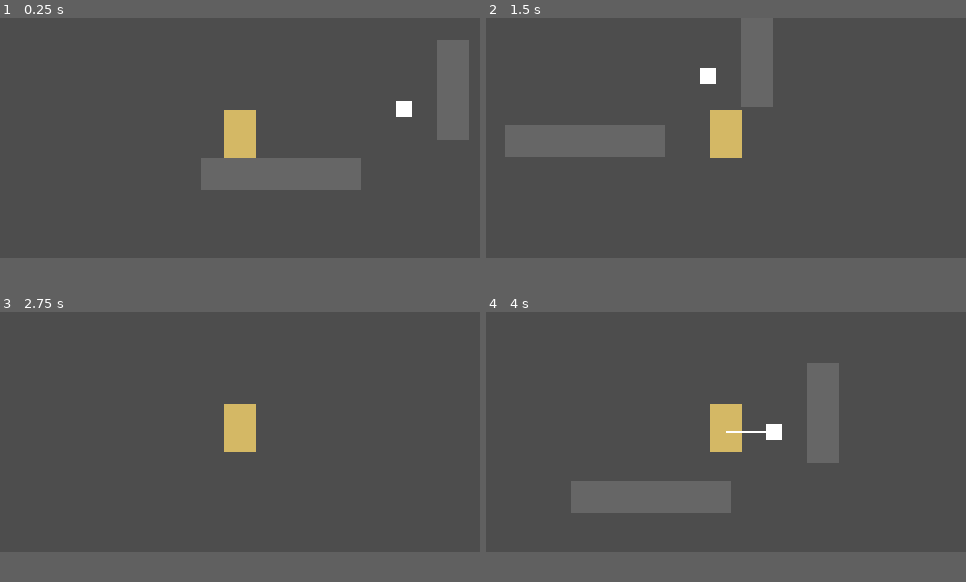
Above: before the commit, frames 1-4 (two rows, left to right).
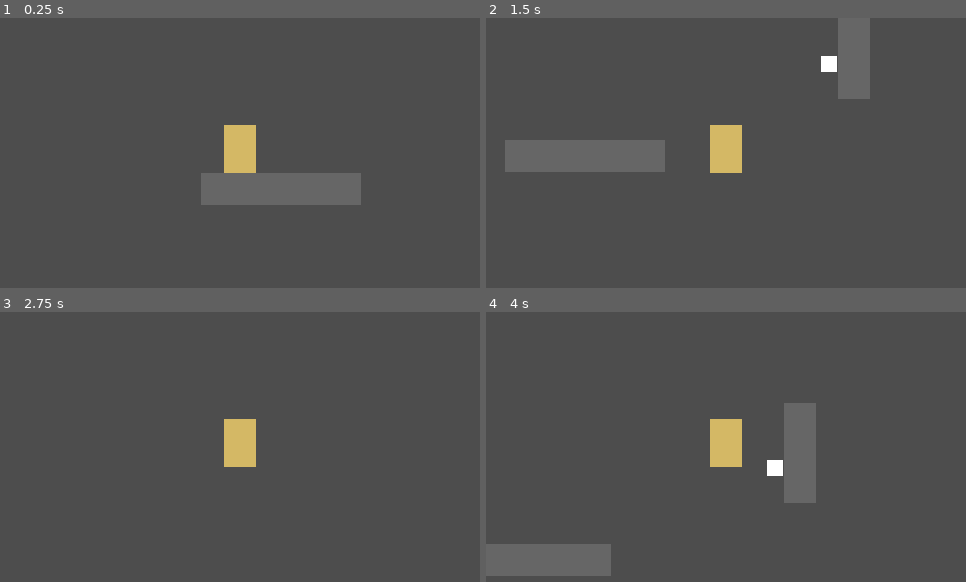
Above: after the commit, the same moments.

Repository: walle1911/DoomFist-2D
Game: Godot game, scene res://scenes/levels/rooms/Room_10_ChainTrap.tscn
Two runs of this game, one before a commit and one after it. Both use one fixed random seed, a clock stepped at 60 frames per second and the inputs below. Before the commit the project has no main scene; this scene is started directly in both runs.
Inputs:
- Up to frame 1 (0.25 s): no input
- Up to frame 2 (1.5 s): tap Enter at 0.5 s; hold D (move_right) from 0.53 s (still down); tap Shift (block) at 0.6, 1.35 s; tap Space (jump) at 0.77 s
- Up to frame 3 (2.75 s): tap Space (jump) at 1.52 s; release D (move_right) at 2.03 s; hold A (move_left) from 2.03 s (still down); tap J (punch) at 2.1 s; tap Shift (block) at 2.3 s
- Up to frame 4 (4 s): tap R (restart) at 2.75 s; release A (move_left) at 2.78 s; hold D (move_right) from 2.78 s (still down); tap E (slam) at 2.85 s; tap Space (jump) at 3.02, 3.77 s; tap Shift (block) at 3.05, 3.6 s
In our replay, the window is 480x240 before the commit and 480x270 after it. These sizes can differ from the game's own. Grey fills any space a smaller window leaves; there, only what the larger window draws over its background counts as a difference.

The runs differ from the first frame. In frame 1, 6.7% of the frame differs, in the area x 41-98%, y 8-70%; in frame 2, 9.0%; in frame 3, 0.7%; in frame 4, 12%, in the area x 0-74%, y 18-98%.

Commit message:
update code

Diff:
--- a/project.godot
+++ b/project.godot
@@ -11,13 +11,14 @@
 [application]
 
 config/name="DoomFist"
+run/main_scene="res://scenes/levels/rooms/Room_03_Uppercut.tscn"
 config/features=PackedStringArray("4.6", "Mobile")
 config/icon="res://icon.svg"
 
 [display]
 
 window/size/viewport_width=480
-window/size/viewport_height=240
+window/size/viewport_height=270
 
 [input]
 
--- a/scenes/levels/rooms/Room_03_Uppercut.tscn
+++ b/scenes/levels/rooms/Room_03_Uppercut.tscn
@@ -89,7 +89,7 @@
 position = Vector2(428, -45)
 
 [node name="ProjectileEmitter_tscn" parent="." unique_id=1604007596 instance=ExtResource("9_s40ds")]
-position = Vector2(483, 85)
+position = Vector2(424, 43)
 projectile_scene = ExtResource("1_s40ds")
 
 [node name="ProjectileEmitter_tscn2" parent="." unique_id=1469748033 instance=ExtResource("9_s40ds")]
--- a/scenes/levels/rooms/Room_10_ChainTrap.tscn
+++ b/scenes/levels/rooms/Room_10_ChainTrap.tscn
@@ -13,8 +13,8 @@
 position = Vector2(38, 151)
 
 [node name="GrayPlatform2" parent="." unique_id=1224382140 instance=ExtResource("1_5ylfm")]
-position = Vector2(251, 137)
+position = Vector2(348, 114)
 platform_size = Vector2(32, 100)
 
 [node name="ChainTrap" parent="." unique_id=1125239169 instance=ExtResource("3_c801j")]
-position = Vector2(202, 156)
+position = Vector2(323, 129)
--- a/scenes/traps/ChainTrap.tscn
+++ b/scenes/traps/ChainTrap.tscn
@@ -15,7 +15,7 @@
 polygon = PackedVector2Array(-8, -8, 8, -8, 8, 8, -8, 8)
 
 [node name="GrabPoint" type="Marker2D" parent="." unique_id=1106142031]
-position = Vector2(-48, 0)
+position = Vector2(-55, 0)
 
 [node name="ChainLine" type="Line2D" parent="." unique_id=158740445]
 visible = false
--- a/scripts/objects/Bell.gd
+++ b/scripts/objects/Bell.gd
@@ -1,7 +1,6 @@
 extends Area2D
 
 @onready var collision_shape: CollisionShape2D = $CollisionShape2D
-@onready var polygon: Polygon2D = $Polygon2D
 
 var used: bool = false
 
--- a/scripts/objects/BreakableWall.gd
+++ b/scripts/objects/BreakableWall.gd
@@ -1,7 +1,6 @@
 extends StaticBody2D
 
 @onready var collision_shape: CollisionShape2D = $CollisionShape2D
-@onready var polygon: Polygon2D = $Polygon2D
 
 var broken: bool = false
 
--- a/scripts/player/PlayerController.gd
+++ b/scripts/player/PlayerController.gd
@@ -116,9 +116,24 @@
 var skill_silence_timer: float = 0.0
 var slow_timer: float = 0.0
 var slow_speed_multiplier: float = 1.0
+
+@export var chain_body_attach_offset: Vector2 = Vector2(0.0, -24.0)
+@export var chain_rope_length: float = 8.0
+@export var chain_pull_stiffness: float = 85.0
+@export var chain_pull_damping: float = 7.0
+@export var chain_max_pull_speed: float = 520.0
+@export var chain_release_velocity_keep: float = 0.25
+@export var chain_swing_amplitude: float = 8.0
+@export var chain_swing_frequency: float = 7.0
+@export var chain_bob_amplitude: float = 2.0
+@export var chain_visual_tilt_degrees: float = 8.0
+
 var is_chained: bool = false
 var chain_timer: float = 0.0
-var chain_hold_position: Vector2 = Vector2.ZERO
+var chain_anchor_position: Vector2 = Vector2.ZERO
+var chain_velocity: Vector2 = Vector2.ZERO
+var chain_elapsed: float = 0.0
+var chain_swing_direction: float = 1.0
 
 
 func _ready() -> void:
@@ -187,6 +202,7 @@
 
 @onready var block_area: Area2D = $BlockArea
 @onready var block_shape: CollisionShape2D = $BlockArea/CollisionShape2D
+@onready var body_polygon: Polygon2D = get_node_or_null("Polygon2D") as Polygon2D
 
 
 # =========================
@@ -472,6 +488,7 @@
 	is_blocking = false
 	block_timer = 0.0
 	block_cooldown_timer = block_cooldown
+	block_shape.set_deferred("disabled", true)
 
 
 func update_block_area() -> void:
@@ -504,6 +521,7 @@
 
 	punch_button_holding = false
 	jump_buffer_timer = 0.0
+	block_shape.set_deferred("disabled", true)
 
 	velocity.x = 0.0
 
@@ -528,10 +546,12 @@
 
 	punch_button_holding = false
 	jump_buffer_timer = 0.0
-	block_shape.disabled = true
+	block_shape.set_deferred("disabled", true)
 
 	velocity.x = direction.normalized().x * speed
 	velocity.y = min(velocity.y, -120.0)
+
+
 func apply_flash(skill_lock_duration: float, slow_duration: float, speed_multiplier: float) -> void:
 	skill_silence_timer = max(skill_silence_timer, skill_lock_duration)
 	slow_timer = max(slow_timer, slow_duration)
@@ -543,12 +563,19 @@
 
 	punch_button_holding = false
 	jump_buffer_timer = 0.0
-	block_shape.disabled = true
+	block_shape.set_deferred("disabled", true)
+
 
 func apply_chain_hold(hold_position: Vector2, duration: float) -> void:
 	is_chained = true
 	chain_timer = duration
-	chain_hold_position = hold_position
+	chain_anchor_position = hold_position
+	chain_velocity = velocity * 0.25
+	chain_elapsed = 0.0
+	chain_swing_direction = signf(global_position.x - hold_position.x)
+
+	if chain_swing_direction == 0.0:
+		chain_swing_direction = float(facing_direction)
 
 	is_punch_dashing = false
 	is_slamming = false
@@ -557,21 +584,77 @@
 
 	punch_button_holding = false
 	jump_buffer_timer = 0.0
-	block_shape.disabled = true
-
-	velocity = Vector2.ZERO
-	global_position = chain_hold_position
+	block_shape.set_deferred("disabled", true)
+
+	velocity = chain_velocity
 
 
 func handle_chain_hold(delta: float) -> void:
 	chain_timer -= delta
-
-	global_position = chain_hold_position
-	velocity = Vector2.ZERO
+	chain_elapsed += delta
+
+	var body_target_position: Vector2 = get_chain_body_target_position()
+	var pull_vector: Vector2 = body_target_position - global_position
+	chain_velocity += pull_vector * chain_pull_stiffness * delta
+
+	var damping_weight: float = chain_pull_damping * delta
+	if damping_weight > 1.0:
+		damping_weight = 1.0
+
+	chain_velocity = chain_velocity.lerp(Vector2.ZERO, damping_weight)
+
+	if chain_velocity.length() > chain_max_pull_speed:
+		chain_velocity = chain_velocity.normalized() * chain_max_pull_speed
+
+	velocity = chain_velocity
+	update_chain_visual_tilt()
 
 	if chain_timer <= 0.0:
-		is_chained = false
-		chain_timer = 0.0
+		end_chain_hold()
+
+
+func get_chain_body_target_position() -> Vector2:
+	var attach_target_position: Vector2 = get_chain_attach_target_position()
+
+	return attach_target_position - chain_body_attach_offset
+
+
+func get_chain_attach_target_position() -> Vector2:
+	var swing: float = sin(chain_elapsed * chain_swing_frequency) * chain_swing_amplitude * chain_swing_direction
+	var bob: float = absf(sin(chain_elapsed * chain_swing_frequency * 0.5)) * chain_bob_amplitude
+
+	return chain_anchor_position + Vector2(swing, chain_rope_length + bob)
+
+
+func get_chain_attach_position() -> Vector2:
+	if is_chained:
+		return global_position + chain_body_attach_offset
+
+	return global_position
+
+
+func update_chain_visual_tilt() -> void:
+	if body_polygon == null:
+		return
+
+	var speed_ratio: float = chain_velocity.x / chain_max_pull_speed
+	speed_ratio = clampf(speed_ratio, -1.0, 1.0)
+	body_polygon.rotation = deg_to_rad(chain_visual_tilt_degrees) * speed_ratio
+
+
+func reset_chain_visual_tilt() -> void:
+	if body_polygon == null:
+		return
+
+	body_polygon.rotation = 0.0
+
+
+func end_chain_hold() -> void:
+	is_chained = false
+	chain_timer = 0.0
+	velocity = chain_velocity * chain_release_velocity_keep
+	chain_velocity = Vector2.ZERO
+	reset_chain_visual_tilt()
 
 # =========================
 # 技能刷新
@@ -628,7 +711,10 @@
 
 	is_chained = false
 	chain_timer = 0.0
-	chain_hold_position = Vector2.ZERO
+	chain_anchor_position = Vector2.ZERO
+	chain_velocity = Vector2.ZERO
+	chain_elapsed = 0.0
+	reset_chain_visual_tilt()
 
 	skill_silence_timer = 0.0
 	slow_timer = 0.0
--- a/scripts/projectiles/JaveLin.gd
+++ b/scripts/projectiles/JaveLin.gd
@@ -22,13 +22,18 @@
 
 
 func setup(new_direction: Vector2) -> void:
+	if new_direction.is_zero_approx():
+		direction = Vector2.LEFT
+		return
+
 	direction = new_direction.normalized()
 
 
 func _on_body_entered(body: Node) -> void:
 	if body.has_method("apply_knockback"):
 		body.apply_knockback(direction, knockback_speed, knockback_duration)
-		queue_free()
+
+	queue_free()
 
 
 func on_blocked(_blocker: Node) -> void:
--- a/scripts/projectiles/ProjectileEmitter.gd
+++ b/scripts/projectiles/ProjectileEmitter.gd
@@ -4,13 +4,16 @@
 @export var direction: Vector2 = Vector2.LEFT
 @export var fire_interval: float = 1.5
 @export var first_shot_delay: float = 0.3
+@export var projectile_spawn_offset: float = 12.0
+@export var max_projectile_spawn_offset: float = 48.0
+@export var projectile_spawn_clearance_step: float = 4.0
 
 var fire_timer: float = 0.0
 
 
 func _ready() -> void:
 	add_to_group("respawn_reset")
-	fire_timer = first_shot_delay
+	reset_on_respawn()
 
 
 func _physics_process(delta: float) -> void:
@@ -18,21 +21,91 @@
 
 	if fire_timer <= 0.0:
 		fire()
-		fire_timer = fire_interval
+		fire_timer = max(fire_interval, 0.001)
 
 
 func fire() -> void:
 	if projectile_scene == null:
 		return
 
+	var fire_direction := get_fire_direction()
 	var projectile := projectile_scene.instantiate()
+	var projectile_2d := projectile as Node2D
 	get_parent().add_child(projectile)
 
-	projectile.global_position = global_position
+	if projectile_2d != null:
+		projectile_2d.global_position = get_projectile_spawn_position(projectile_2d, fire_direction)
 
 	if projectile.has_method("setup"):
-		projectile.setup(direction.normalized())
+		projectile.setup(fire_direction)
 
 
 func reset_on_respawn() -> void:
-	fire_timer = first_shot_delay
+	fire_timer = max(first_shot_delay, 0.0)
+
+
+func get_fire_direction() -> Vector2:
+	if direction.is_zero_approx():
+		return Vector2.LEFT
+
+	return direction.normalized()
+
+
+func get_projectile_spawn_position(projectile: Node2D, fire_direction: Vector2) -> Vector2:
+	var start_offset: float = max(projectile_spawn_offset, 0.0)
+	var end_offset: float = max(max_projectile_spawn_offset, start_offset)
+	var step: float = max(projectile_spawn_clearance_step, 1.0)
+	var current_offset: float = start_offset
+
+	while current_offset <= end_offset:
+		var candidate_position: Vector2 = global_position + fire_direction * current_offset
+
+		if is_spawn_position_clear(projectile, candidate_position):
+			return candidate_position
+
+		current_offset += step
+
+	return global_position + fire_direction * end_offset
+
+
+func is_spawn_position_clear(projectile: Node2D, candidate_position: Vector2) -> bool:
+	var collision_shape := projectile.get_node_or_null("CollisionShape2D") as CollisionShape2D
+
+	if collision_shape == null or collision_shape.shape == null or collision_shape.disabled:
+		return true
+
+	var query := PhysicsShapeQueryParameters2D.new()
+	query.shape = collision_shape.shape
+	query.transform = Transform2D(collision_shape.rotation, candidate_position + collision_shape.position)
+	query.collide_with_bodies = true
+	query.collide_with_areas = false
+
+	var collision_object := projectile as CollisionObject2D
+	if collision_object != null:
+		query.collision_mask = collision_object.collision_mask
+
+	var hits := get_world_2d().direct_space_state.intersect_shape(query, 16)
+
+	for hit in hits:
+		var collider := hit.get("collider") as Node
+
+		if is_spawn_blocker(collider):
+			return false
+
+	return true
+
+
+func is_spawn_blocker(collider: Node) -> bool:
+	if collider == null:
+		return false
+
+	if collider.has_method("apply_sleep"):
+		return false
+	if collider.has_method("apply_knockback"):
+		return false
+	if collider.has_method("apply_flash"):
+		return false
+	if collider.has_method("apply_chain_hold"):
+		return false
+
+	return true
--- a/scripts/projectiles/SleepDart.gd
+++ b/scripts/projectiles/SleepDart.gd
@@ -21,13 +21,18 @@
 
 
 func setup(new_direction: Vector2) -> void:
+	if new_direction.is_zero_approx():
+		direction = Vector2.LEFT
+		return
+
 	direction = new_direction.normalized()
 
 
 func _on_body_entered(body: Node) -> void:
 	if body.has_method("apply_sleep"):
 		body.apply_sleep(sleep_duration)
-		queue_free()
+
+	queue_free()
 
 
 func on_blocked(_blocker: Node) -> void:
--- a/scripts/trap/ChainTrap.gd
+++ b/scripts/trap/ChainTrap.gd
@@ -1,87 +1,261 @@
 extends Area2D
 
-@export var hold_duration: float = 0.5
+enum ChainState {
+	WAITING,
+	WARNING,
+	EXTENDING,
+	ACTIVE,
+	HOLDING,
+	RETRACTING,
+}
+
+@export var hold_duration: float = 1.2
+@export var fire_interval: float = 1.4
+@export var initial_fire_delay: float = 0.6
 @export var warning_time: float = 0.2
-@export var cooldown: float = 1.0
-@export var max_chain_length: float = 64.0
+@export var extend_time: float = 0.12
+@export var active_time: float = 0.18
+@export var retract_time: float = 0.10
+@export var max_chain_length: float = 96.0
+@export var chain_hitbox_thickness: float = 18.0
 
 @onready var grab_point: Marker2D = $GrabPoint
 @onready var chain_line: Line2D = $ChainLine
-
-var target: Node = null
-var warning_timer: float = 0.0
-var cooldown_timer: float = 0.0
-var holding_timer: float = 0.0
+@onready var collision_shape: CollisionShape2D = $CollisionShape2D
+
+var chained_target: Node2D = null
+var chain_state: int = ChainState.WAITING
+var state_timer: float = 0.0
+var state_duration: float = 0.0
 
 
 func _ready() -> void:
 	add_to_group("respawn_reset")
-	body_entered.connect(_on_body_entered)
-	body_exited.connect(_on_body_exited)
-	chain_line.visible = false
+	start_waiting(initial_fire_delay)
 
 
 func _physics_process(delta: float) -> void:
-	if cooldown_timer > 0.0:
-		cooldown_timer = max(cooldown_timer - delta, 0.0)
-
-	if holding_timer > 0.0:
-		holding_timer = max(holding_timer - delta, 0.0)
-		if holding_timer <= 0.0:
-			chain_line.visible = false
-
-	if target == null:
-		return
-
-	if warning_timer > 0.0:
-		warning_timer -= delta
-		if warning_timer <= 0.0:
-			try_grab_target()
-
-
-func _on_body_entered(body: Node) -> void:
-	if cooldown_timer > 0.0:
-		return
-
-	if body.has_method("apply_chain_hold"):
-		target = body
-		warning_timer = warning_time
-
-
-func _on_body_exited(body: Node) -> void:
-	if body == target:
-		target = null
-		warning_timer = 0.0
-
-
-func try_grab_target() -> void:
-	if target == null:
-		return
-
-	if not overlaps_body(target):
-		target = null
-		return
-
-	if global_position.distance_to(target.global_position) > max_chain_length:
-		target = null
-		return
-
-	target.apply_chain_hold(grab_point.global_position, hold_duration)
-
+	if state_timer > 0.0:
+		state_timer = max(state_timer - delta, 0.0)
+
+	match chain_state:
+		ChainState.WAITING:
+			update_waiting()
+		ChainState.WARNING:
+			update_warning()
+		ChainState.EXTENDING:
+			update_extending()
+		ChainState.ACTIVE:
+			update_active()
+		ChainState.HOLDING:
+			update_holding()
+		ChainState.RETRACTING:
+			update_retracting()
+
+
+func update_waiting() -> void:
+	if state_timer <= 0.0:
+		start_warning()
+
+
+func update_warning() -> void:
+	if state_timer <= 0.0:
+		start_extending()
+
+
+func update_extending() -> void:
+	var progress: float = get_state_progress()
+	update_chain_progress(progress)
+
+	if try_grab_target():
+		return
+
+	if state_timer <= 0.0:
+		start_active()
+
+
+func update_active() -> void:
+	update_chain_progress(1.0)
+
+	if try_grab_target():
+		return
+
+	if state_timer <= 0.0:
+		start_retracting()
+
+
+func update_holding() -> void:
+	update_chain_line_to_target()
+
+	if state_timer <= 0.0:
+		clear_chained_target()
+		start_retracting()
+
+
+func update_retracting() -> void:
+	var progress: float = 1.0 - get_state_progress()
+	update_chain_progress(progress)
+
+	if state_timer <= 0.0:
+		start_waiting(fire_interval)
+
+
+func start_waiting(duration: float) -> void:
+	chain_state = ChainState.WAITING
+	state_duration = max(duration, 0.0)
+	state_timer = state_duration
+	clear_chained_target()
+	hide_chain_line()
+	set_chain_hitbox_active(false)
+
+
+func start_warning() -> void:
+	chain_state = ChainState.WARNING
+	state_duration = max(warning_time, 0.0)
+	state_timer = state_duration
+	hide_chain_line()
+	set_chain_hitbox_active(false)
+
+	if state_timer <= 0.0:
+		start_extending()
+
+
+func start_extending() -> void:
+	chain_state = ChainState.EXTENDING
+	state_duration = max(extend_time, 0.001)
+	state_timer = state_duration
 	chain_line.visible = true
+	update_chain_progress(0.0)
+	set_chain_hitbox_active(true)
+
+
+func start_active() -> void:
+	chain_state = ChainState.ACTIVE
+	state_duration = max(active_time, 0.0)
+	state_timer = state_duration
+	update_chain_progress(1.0)
+	set_chain_hitbox_active(true)
+
+	if state_timer <= 0.0:
+		start_retracting()
+
+
+func start_holding(target: Node2D) -> void:
+	chained_target = target
+	chained_target.call("apply_chain_hold", grab_point.global_position, hold_duration)
+
+	chain_state = ChainState.HOLDING
+	state_duration = max(hold_duration, 0.0)
+	state_timer = state_duration
+	chain_line.visible = true
+	set_chain_hitbox_active(false)
+	update_chain_line_to_target()
+
+	if state_timer <= 0.0:
+		clear_chained_target()
+		start_retracting()
+
+
+func start_retracting() -> void:
+	chain_state = ChainState.RETRACTING
+	state_duration = max(retract_time, 0.001)
+	state_timer = state_duration
+	clear_chained_target()
+	chain_line.visible = true
+	set_chain_hitbox_active(false)
+	update_chain_progress(1.0)
+
+
+func try_grab_target() -> bool:
+	for body in get_overlapping_bodies():
+		var target: Node2D = body as Node2D
+
+		if target == null:
+			continue
+		if not target.has_method("apply_chain_hold"):
+			continue
+		if max_chain_length > 0.0 and global_position.distance_to(target.global_position) > max_chain_length:
+			continue
+
+		start_holding(target)
+		return true
+
+	return false
+
+
+func update_chain_progress(progress: float) -> void:
+	var clamped_progress: float = clampf(progress, 0.0, 1.0)
+	var local_end_position: Vector2 = grab_point.position * clamped_progress
+
 	chain_line.points = PackedVector2Array([
 		Vector2.ZERO,
-		to_local(grab_point.global_position)
+		local_end_position
 	])
 
-	holding_timer = hold_duration
-	cooldown_timer = cooldown
-	target = null
+	update_chain_hitbox(local_end_position)
+
+
+func update_chain_hitbox(local_end_position: Vector2) -> void:
+	var hitbox_shape: RectangleShape2D = collision_shape.shape as RectangleShape2D
+
+	if hitbox_shape == null:
+		hitbox_shape = RectangleShape2D.new()
+		collision_shape.shape = hitbox_shape
+
+	var hitbox_length: float = max(local_end_position.length(), 1.0)
+	hitbox_shape.size = Vector2(hitbox_length, chain_hitbox_thickness)
+
+	collision_shape.position = local_end_position * 0.5
+
+	if local_end_position.length() > 0.0:
+		collision_shape.rotation = local_end_position.angle()
+	else:
+		collision_shape.rotation = 0.0
+
+
+func update_chain_line_to_target() -> void:
+	var line_end_position: Vector2 = grab_point.global_position
+
+	if chained_target == null or not is_instance_valid(chained_target):
+		return
+	if not chained_target.is_inside_tree():
+		return
+
+	if chained_target.has_method("get_chain_attach_position"):
+		var attach_position: Variant = chained_target.call("get_chain_attach_position")
+		if attach_position is Vector2:
+			line_end_position = attach_position
+	else:
+		line_end_position = chained_target.global_position
+
+	chain_line.points = PackedVector2Array([
+		Vector2.ZERO,
+		to_local(line_end_position)
+	])
+
+
+func hide_chain_line() -> void:
+	chain_line.visible = false
+	chain_line.points = PackedVector2Array([
+		Vector2.ZERO,
+		Vector2.ZERO
+	])
+
+
+func set_chain_hitbox_active(active: bool) -> void:
+	collision_shape.set_deferred("disabled", not active)
+
+
+func get_state_progress() -> float:
+	if state_duration <= 0.0:
+		return 1.0
+
+	return 1.0 - state_timer / state_duration
+
+
+func clear_chained_target() -> void:
+	chained_target = null
 
 
 func reset_on_respawn() -> void:
-	target = null
-	warning_timer = 0.0
-	cooldown_timer = 0.0
-	holding_timer = 0.0
-	chain_line.visible = false
+	start_waiting(initial_fire_delay)
